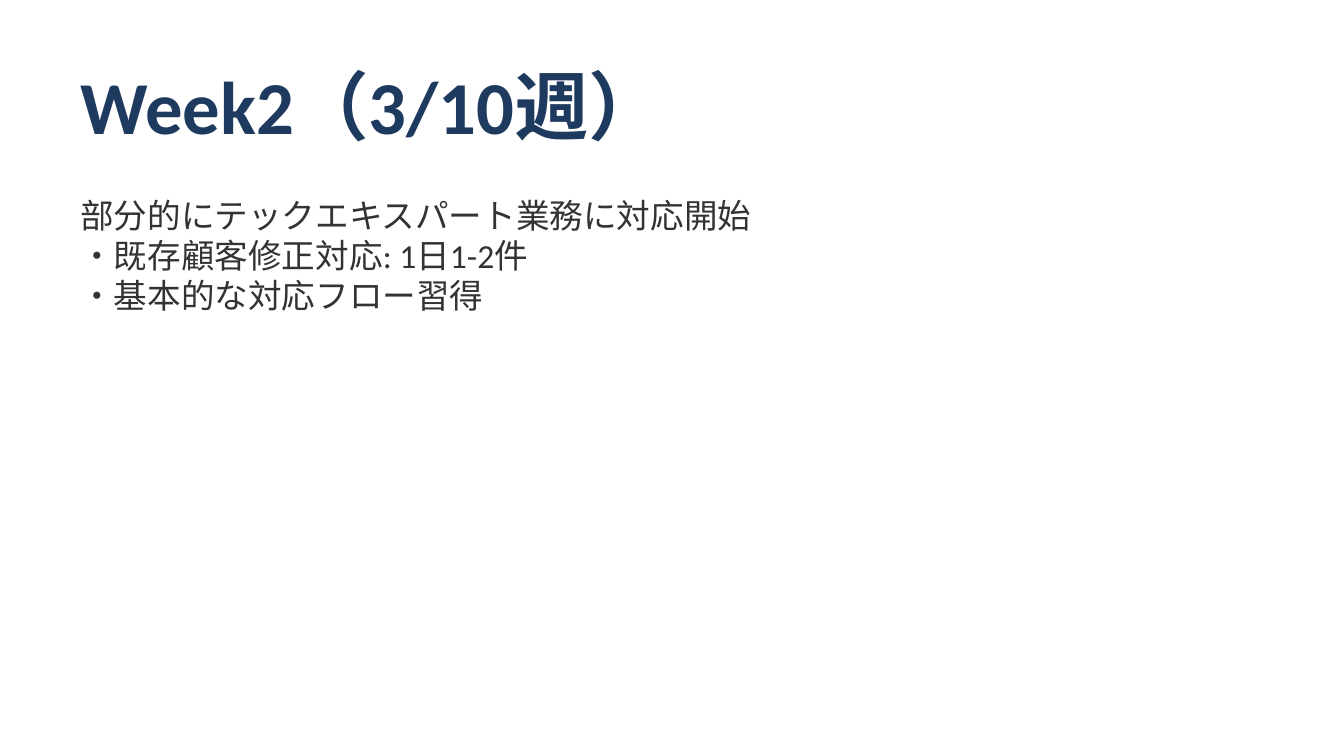
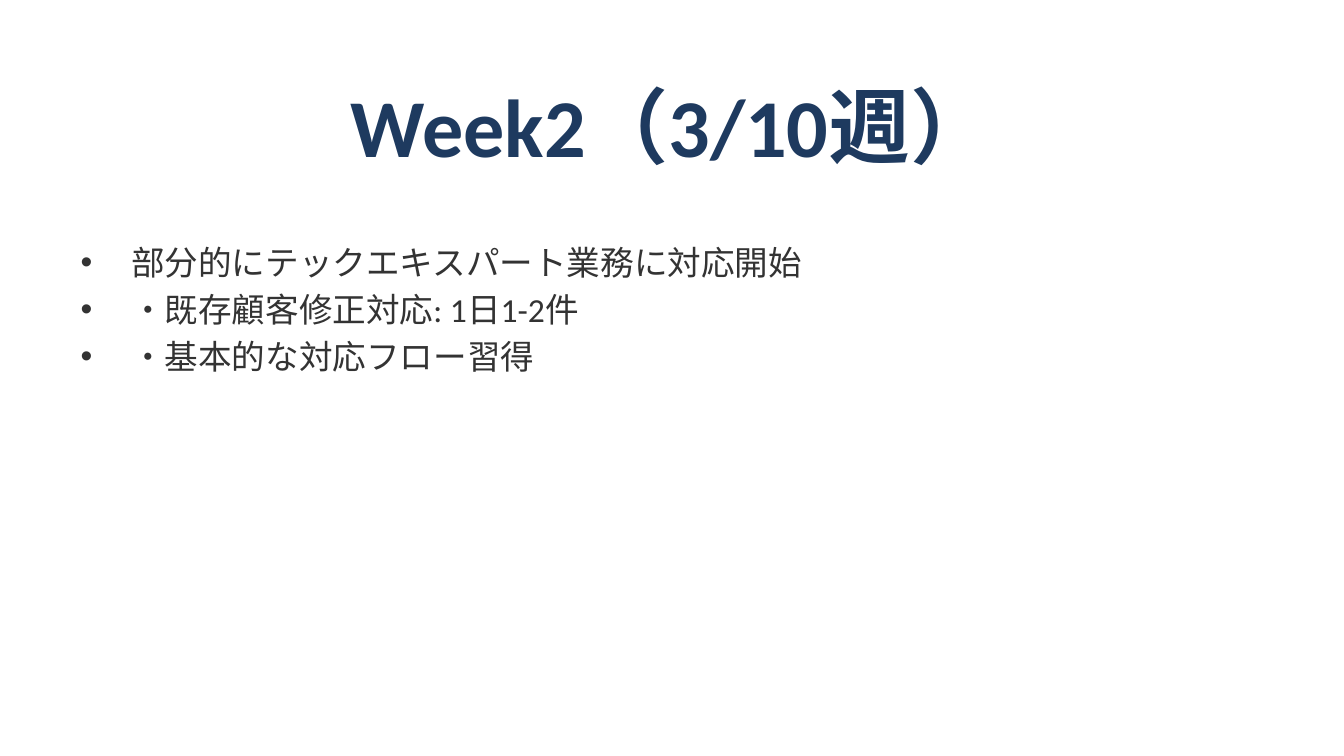
Before and after one commit to shoichitsuno-collab/MySpace_Shoichi-Tsuno, a slide deck: slide 6 of 匠技研工業プロジェクト_オンボーディング計画.pptx. Drawn at 1344x756 pixels with LibreOffice and Linux fonts; fonts in the diff are those of the drawing. Boxes give left, top, right and bottom in pixels: in the first picture for what was removed or moved away, otherwise in the second. Text is boxed around its words. In the diff, an @@ line names an element or a change of style, - is before the commit and + after.

```diff
--- a/匠技研工業プロジェクト_オンボーディング計画.pptx
+++ b/匠技研工業プロジェクト_オンボーディング計画.pptx
@@ title "Week2（3/10週）" moved from (x1=80, y1=73, x2=663, y2=142) to (x1=351, y1=89, x2=993, y2=165) @@
@@ title "Week2（3/10週）" at (x1=351, y1=89, x2=993, y2=165): size 40 to 44 pt; alignment left to centre; vertical alignment top to middle @@
@@ text at (x1=131, y1=246, x2=802, y2=372): text changed @@
-部分的にテックエキスパート業務に対応開始
-・既存顧客修正対応: 1日1-2件
-・基本的な対応フロー習得
+• 部分的にテックエキスパート業務に対応開始
+• ・既存顧客修正対応: 1日1-2件
+• ・基本的な対応フロー習得
```
Also in this commit, not shown: 13 other slides changed.
